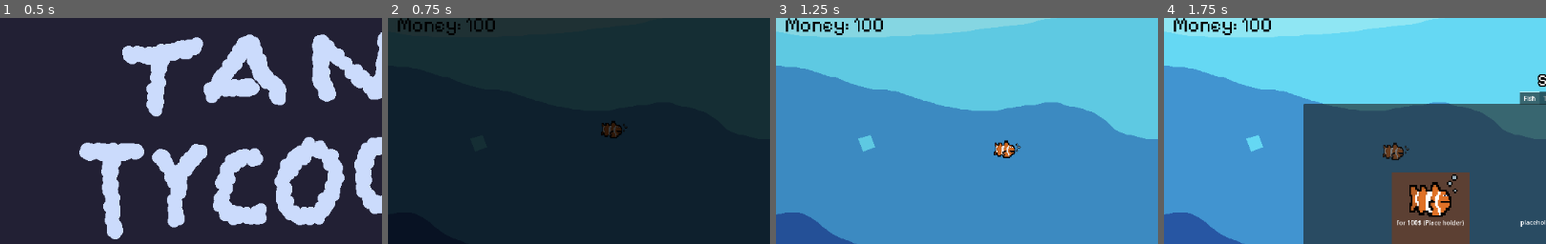
Above: before the commit, frames 1-4 (left to right).
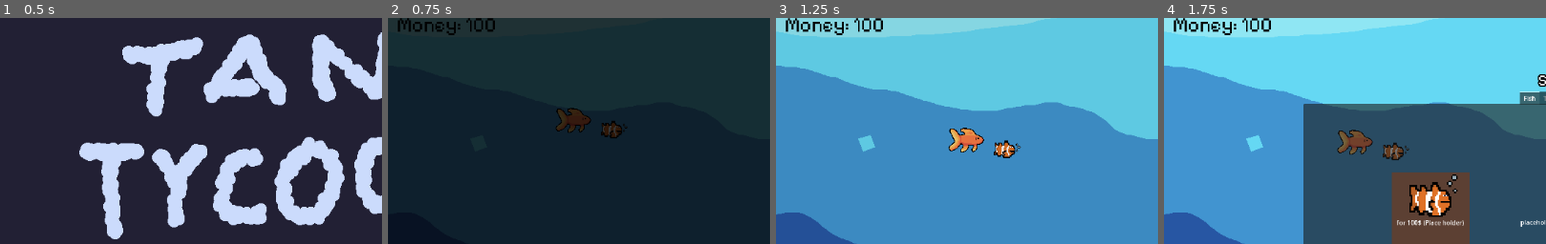
Above: after the commit, the same moments.

Repository: Nathan-Kimm/Tank-Tycoon
Game: Godot game, scene res://Menu Screen/menu.tscn
The game is run twice, just before and just after one commit, with the same random seed, the same clock (stepped at 60 frames per second) and the same inputs.
Inputs (mouse positions are % of the whole screen's width and height, from its top left):
- Up to frame 1 (0.5 s): no input
- Up to frame 2 (0.75 s): click (85, 10) at 0.5 s
- Up to frame 3 (1.25 s): no input
- Up to frame 4 (1.75 s): click "Shop Placeholder" at 1.25 s
The pictures show only the part of the screen within x 0-50%, y 3-53%; the shares and areas given below are measured in that part.

Frame 1 is identical in both runs. In frame 2, 0.6% of the frame differs, in the area x 44-54%, y 39-51%; in frame 3, 0.7%, in the area x 45-55%, y 48-60%; in frame 4, 0.7%.

Commit message:
Pause menu view fix
buttons do not work and need to fix the fish

Diff:
--- a/Fish/Clownfish/clownfish.gd
+++ b/Fish/Clownfish/clownfish.gd
@@ -1,5 +1,5 @@
 extends CharacterBody2D
-@onready var animated_sprite_2d = $AnimatedSprite2D
+@onready var animated_sprite_2d = $Fishes/clownfish
 
 # Constants
 const MIN_X = -1200
--- a/Fish/Clownfish/clownfish.tscn
+++ b/Fish/Clownfish/clownfish.tscn
@@ -1,7 +1,11 @@
-[gd_scene load_steps=8 format=3 uid="uid://bpwjk8d1l3ugi"]
+[gd_scene load_steps=13 format=3 uid="uid://bpwjk8d1l3ugi"]
 
 [ext_resource type="Texture2D" uid="uid://bcy770c8codv5" path="res://Fish/Clownfish/enlarged_clownfish_sprite_sheet.png" id="1_7bcxx"]
 [ext_resource type="Script" path="res://Fish/Clownfish/clownfish.gd" id="1_563nh"]
+[ext_resource type="Texture2D" uid="uid://ocpay1ryi01g" path="res://Fish/Clownfish/fish1.png" id="3_l0fie"]
+
+[sub_resource type="RectangleShape2D" id="RectangleShape2D_3ie0b"]
+size = Vector2(58.4375, 42.5)
 
 [sub_resource type="AtlasTexture" id="AtlasTexture_6rsyk"]
 atlas = ExtResource("1_7bcxx")
@@ -32,14 +36,48 @@
 "speed": 7.0
 }]
 
-[sub_resource type="RectangleShape2D" id="RectangleShape2D_3ie0b"]
-size = Vector2(58.4375, 42.5)
+[sub_resource type="AtlasTexture" id="AtlasTexture_atm3c"]
+atlas = ExtResource("3_l0fie")
+region = Rect2(0, 0, 1080, 640)
+
+[sub_resource type="AtlasTexture" id="AtlasTexture_11p2w"]
+atlas = ExtResource("3_l0fie")
+region = Rect2(1080, 0, 1080, 640)
+
+[sub_resource type="AtlasTexture" id="AtlasTexture_2j708"]
+atlas = ExtResource("3_l0fie")
+region = Rect2(2160, 0, 1080, 640)
+
+[sub_resource type="SpriteFrames" id="SpriteFrames_j0jsg"]
+animations = [{
+"frames": [{
+"duration": 1.0,
+"texture": SubResource("AtlasTexture_atm3c")
+}, {
+"duration": 1.0,
+"texture": SubResource("AtlasTexture_11p2w")
+}, {
+"duration": 1.0,
+"texture": SubResource("AtlasTexture_2j708")
+}],
+"loop": true,
+"name": &"default",
+"speed": 5.0
+}]
 
 [node name="Clownfish" type="CharacterBody2D"]
 position = Vector2(-504, -295)
 script = ExtResource("1_563nh")
 
-[node name="AnimatedSprite2D" type="AnimatedSprite2D" parent="."]
+[node name="CollisionShape2D" type="CollisionShape2D" parent="."]
+position = Vector2(96.7813, 25.75)
+shape = SubResource("RectangleShape2D_3ie0b")
+
+[node name="Timer" type="Timer" parent="."]
+
+[node name="Fishes" type="Node2D" parent="."]
+
+[node name="clownfish" type="AnimatedSprite2D" parent="Fishes"]
 position = Vector2(96.5, 25.75)
 scale = Vector2(0.0990741, 0.0976563)
 sprite_frames = SubResource("SpriteFrames_arhgj")
@@ -47,6 +85,9 @@
 frame = 2
 frame_progress = 1.0
 
-[node name="CollisionShape2D" type="CollisionShape2D" parent="."]
-position = Vector2(96.7813, 25.75)
-shape = SubResource("RectangleShape2D_3ie0b")
+[node name="goldfish" type="AnimatedSprite2D" parent="Fishes"]
+scale = Vector2(0.17, 0.17)
+sprite_frames = SubResource("SpriteFrames_j0jsg")
+frame_progress = 0.364254
+
+[connection signal="timeout" from="Timer" to="." method="_on_timer_timeout"]
--- a/Global.gd
+++ b/Global.gd
@@ -1,3 +1,7 @@
 extends Node
 
 var money = 100
+
+var moneySpawnInterval = 100
+
+var fishSpeed = 500.0
--- a/Main Tank/tank.gd
+++ b/Main Tank/tank.gd
@@ -15,6 +15,8 @@
 	shop.hide()
 	scene_transition_animation.get_parent().get_node("ColorRect").color.a = 255
 	scene_transition_animation.play("fade_out")
+
+
 
 
 # Called every frame. 'delta' is the elapsed time since the previous frame.
--- a/Main Tank/tank.tscn
+++ b/Main Tank/tank.tscn
@@ -44,8 +44,6 @@
 anchor_top = 0.5
 anchor_right = 0.5
 anchor_bottom = 0.5
-
-[node name="Timer" type="Timer" parent="."]
 
 [node name="ShopButton" type="Button" parent="."]
 anchors_preset = 2
--- a/Menu Screen/Settings.gd
+++ b/Menu Screen/Settings.gd
@@ -6,11 +6,15 @@
 var sfx_bus =  AudioServer.get_bus_index("SFX")
 # Called every frame. 'delta' is the elapsed time since the previous frame.
 func _on_fullscreen_toggled(toggled_on):
-		DisplayServer.window_set_mode(DisplayServer.WINDOW_MODE_EXCLUSIVE_FULLSCREEN)
+		DisplayServer.window_set_mode(DisplayServer.WINDOW_MODE_FULLSCREEN)
+		DisplayServer.window_set_flag(DisplayServer.WINDOW_FLAG_BORDERLESS, false)
 
 
 func _on_borderless_toggled(toggled_on):
 		DisplayServer.window_set_mode(DisplayServer.WINDOW_MODE_FULLSCREEN)
+		DisplayServer.window_set_flag(DisplayServer.WINDOW_FLAG_BORDERLESS, true)
+
+
 
 
 func _on_master_volume_value_changed(value):
--- a/Menu Screen/pause_menu.gd
+++ b/Menu Screen/pause_menu.gd
@@ -9,7 +9,51 @@
 	main.pauseMenu()
 
 func _on_settings_pressed():
-	settings.show()
+		settings.show()
 
 func _on_quit_pressed():
 	get_tree().quit()
+
+
+var master_bus = AudioServer.get_bus_index("Master")
+var music_bus = AudioServer.get_bus_index("Music")
+var sfx_bus =  AudioServer.get_bus_index("SFX")
+# Called every frame. 'delta' is the elapsed time since the previous frame.
+func _on_fullscreen_toggled(toggled_on):
+		DisplayServer.window_set_mode(DisplayServer.WINDOW_MODE_FULLSCREEN)
+		DisplayServer.window_set_flag(DisplayServer.WINDOW_FLAG_BORDERLESS, false)
+
+
+func _on_borderless_toggled(toggled_on):
+		DisplayServer.window_set_mode(DisplayServer.WINDOW_MODE_FULLSCREEN)
+		DisplayServer.window_set_flag(DisplayServer.WINDOW_FLAG_BORDERLESS, true)
+
+
+
+
+func _on_master_volume_value_changed(value):
+	AudioServer.set_bus_volume_db(master_bus,value)
+	if value == -30:
+		AudioServer.set_bus_mute(master_bus,true)
+	else:
+		AudioServer.set_bus_mute(master_bus, false)
+
+
+func _on_music_volume_value_changed(value):
+	AudioServer.set_bus_volume_db(music_bus,value)
+	if value == -30:
+		AudioServer.set_bus_mute(music_bus,true)
+	else:
+		AudioServer.set_bus_mute(music_bus, false)
+
+
+func _on_sound_fx_value_changed(value):
+	AudioServer.set_bus_volume_db(sfx_bus,value)
+	if value == -30:
+		AudioServer.set_bus_mute(sfx_bus,true)
+	else:
+		AudioServer.set_bus_mute(sfx_bus, false)
+
+
+func _on_back_button_pressed():
+	settings.visible = !settings.visible
--- a/Menu Screen/pause_menu.tscn
+++ b/Menu Screen/pause_menu.tscn
@@ -1,29 +1,12 @@
-[gd_scene load_steps=8 format=3 uid="uid://bjyn77ccc1jsn"]
+[gd_scene load_steps=5 format=3 uid="uid://bjyn77ccc1jsn"]
 
 [ext_resource type="Script" path="res://Menu Screen/pause_menu.gd" id="1_k0bic"]
 [ext_resource type="Shader" path="res://Menu Screen/pause_menu.gdshader" id="2_sc8a1"]
 [ext_resource type="FontFile" uid="uid://c3ybg5gngxylr" path="res://Menu Screen/PixelifySans-Regular.ttf" id="3_xan7d"]
-[ext_resource type="PackedScene" uid="uid://bkfvdephju570" path="res://Menu Screen/settings.tscn" id="4_38dld"]
 
 [sub_resource type="ShaderMaterial" id="ShaderMaterial_b65y7"]
 shader = ExtResource("2_sc8a1")
 shader_parameter/amount = 2.5
-
-[sub_resource type="Shader" id="Shader_tnh75"]
-code = "shader_type canvas_item;
-uniform sampler2D SCREEN_TEXTURE: hint_screen_texture, filter_linear_mipmap;
-
-uniform float lod: hint_range(0.0, 5) = 0.0;
-
-void fragment(){
-	vec4 color = texture(SCREEN_TEXTURE, SCREEN_UV, LOD);
-	COLOR = color;
-}
-
-"
-
-[sub_resource type="ShaderMaterial" id="ShaderMaterial_h26e0"]
-shader = SubResource("Shader_tnh75")
 
 [node name="PauseMenu" type="Control"]
 process_mode = 3
@@ -35,6 +18,8 @@
 grow_vertical = 2
 script = ExtResource("1_k0bic")
 
+[node name="AnimationPlayer" type="AnimationPlayer" parent="."]
+
 [node name="ColorRect" type="ColorRect" parent="."]
 material = SubResource("ShaderMaterial_b65y7")
 layout_mode = 0
@@ -44,45 +29,92 @@
 offset_bottom = 2012.0
 color = Color(0.00392157, 0.00392157, 0.00392157, 0.301961)
 
-[node name="PanelContainer" type="PanelContainer" parent="."]
-material = SubResource("ShaderMaterial_h26e0")
+[node name="HBoxContainer" type="HBoxContainer" parent="."]
 layout_mode = 1
 anchors_preset = 8
 anchor_left = 0.5
 anchor_top = 0.5
 anchor_right = 0.5
 anchor_bottom = 0.5
-offset_left = -241.0
-offset_top = -98.0
-offset_right = 241.0
-offset_bottom = 98.0
+offset_left = -66.0
+offset_top = -230.0
+offset_right = 300.0
+offset_bottom = 230.0
 grow_horizontal = 2
 grow_vertical = 2
+scale = Vector2(1.2, 1.2)
 
-[node name="VBoxContainer" type="VBoxContainer" parent="PanelContainer"]
+[node name="Labels" type="VBoxContainer" parent="HBoxContainer"]
 layout_mode = 2
-theme_override_constants/separation = 50
 
-[node name="Resume" type="Button" parent="PanelContainer/VBoxContainer"]
+[node name="MasterVolume" type="Label" parent="HBoxContainer/Labels"]
 layout_mode = 2
+size_flags_vertical = 6
 theme_override_fonts/font = ExtResource("3_xan7d")
-text = "Resume"
+text = "Master "
 
-[node name="Settings" type="Button" parent="PanelContainer/VBoxContainer"]
+[node name="MusicVolume" type="Label" parent="HBoxContainer/Labels"]
 layout_mode = 2
+size_flags_vertical = 6
 theme_override_fonts/font = ExtResource("3_xan7d")
-text = "Settings"
+text = "Music"
 
-[node name="Quit" type="Button" parent="PanelContainer/VBoxContainer"]
+[node name="SoundFX" type="Label" parent="HBoxContainer/Labels"]
 layout_mode = 2
+size_flags_vertical = 6
 theme_override_fonts/font = ExtResource("3_xan7d")
-text = "Quit"
+text = "Sound FX"
 
-[node name="AnimationPlayer" type="AnimationPlayer" parent="."]
+[node name="Fullscreen" type="Label" parent="HBoxContainer/Labels"]
+layout_mode = 2
+size_flags_vertical = 6
+theme_override_fonts/font = ExtResource("3_xan7d")
+text = "Fullscreen"
 
-[node name="Settings" parent="." instance=ExtResource("4_38dld")]
-layout_mode = 1
+[node name="Borderless" type="Label" parent="HBoxContainer/Labels"]
+layout_mode = 2
+size_flags_vertical = 6
+theme_override_fonts/font = ExtResource("3_xan7d")
+text = "Borderless"
 
-[connection signal="pressed" from="PanelContainer/VBoxContainer/Resume" to="." method="_on_resume_pressed"]
-[connection signal="pressed" from="PanelContainer/VBoxContainer/Settings" to="." method="_on_settings_pressed"]
-[connection signal="pressed" from="PanelContainer/VBoxContainer/Quit" to="." method="_on_quit_pressed"]
+[node name="Checks" type="VBoxContainer" parent="HBoxContainer"]
+layout_mode = 2
+size_flags_horizontal = 3
+
+[node name="MasterVolume" type="HSlider" parent="HBoxContainer/Checks"]
+layout_mode = 2
+size_flags_vertical = 3
+min_value = -30.0
+max_value = 0.0
+step = 0.01
+
+[node name="MusicVolume" type="HSlider" parent="HBoxContainer/Checks"]
+layout_mode = 2
+size_flags_vertical = 3
+min_value = -30.0
+max_value = 0.0
+step = 0.01
+
+[node name="SoundFX" type="HSlider" parent="HBoxContainer/Checks"]
+layout_mode = 2
+size_flags_vertical = 3
+min_value = -30.0
+max_value = 0.0
+step = 0.01
+
+[node name="Fullscreen" type="CheckBox" parent="HBoxContainer/Checks"]
+layout_mode = 2
+size_flags_vertical = 3
+
+[node name="Borderless" type="CheckBox" parent="HBoxContainer/Checks"]
+layout_mode = 2
+size_flags_vertical = 3
+
+[node name="BackButton" type="Button" parent="."]
+layout_mode = 0
+offset_left = 501.0
+offset_top = 559.0
+offset_right = 546.0
+offset_bottom = 590.0
+theme_override_fonts/font = ExtResource("3_xan7d")
+text = "Back"
Binary file added: Fish/Clownfish/fish1.png
Not shown, added: Fish/Clownfish/fish1.png.import
